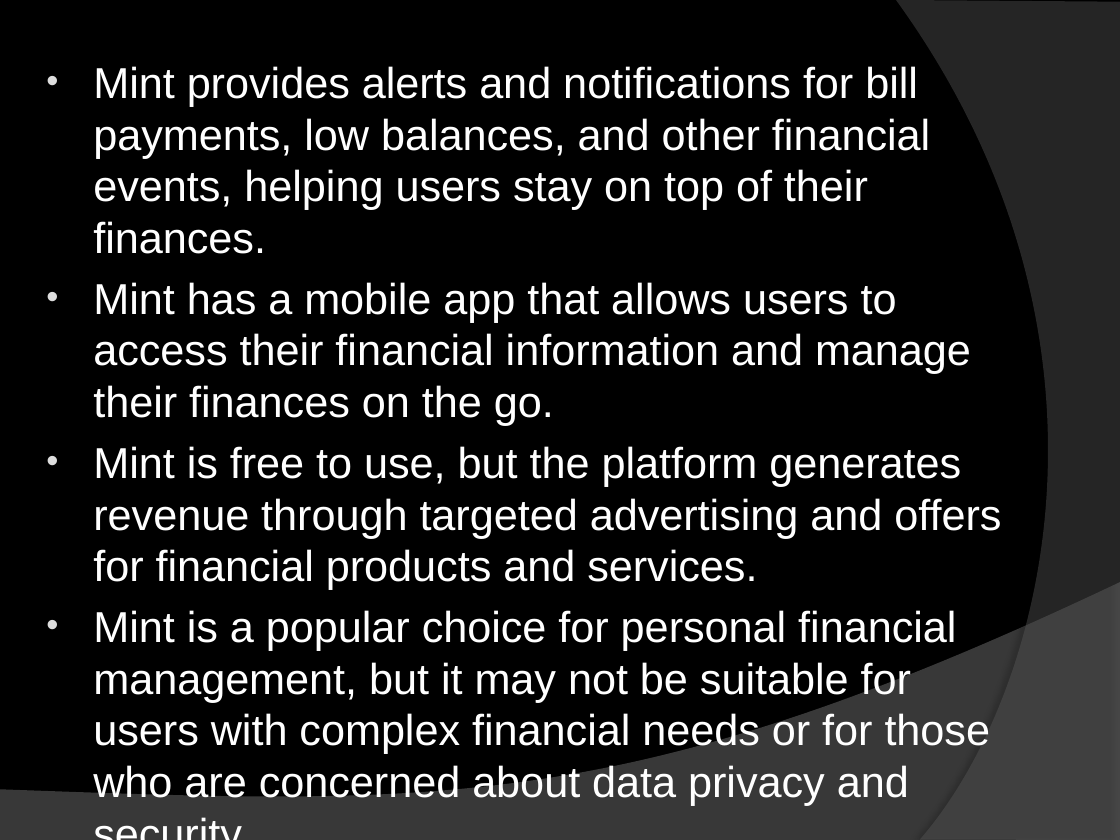
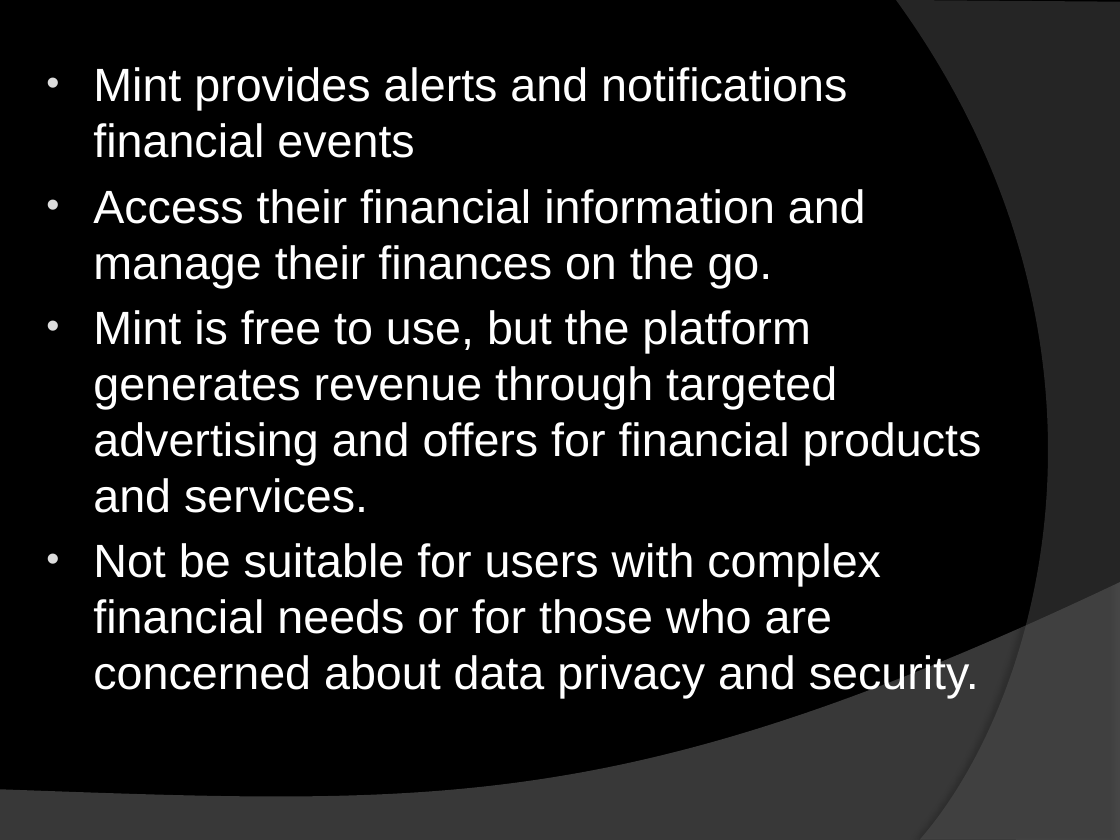
Before and after one commit to AkashChaudhare/abc, a slide deck: slide 13 of Tableau, Power Bi and Mint.pptx. Drawn at 1120x840 pixels with LibreOffice and Linux fonts; fonts in the diff are those of the drawing. Boxes give left, top, right and bottom in pixels: in the first picture for what was removed or moved away, otherwise in the second. Text is boxed around its words. In the diff, an @@ line names an element or a change of style, - is before the commit and + after.

```diff
--- a/Tableau, Power Bi and Mint.pptx
+++ b/Tableau, Power Bi and Mint.pptx
@@ text at (x1=93, y1=67, x2=866, y2=288): text changed; size 27.8 to 30 pt @@
-• Mint provides alerts and notifications for bill payments, low balances, and other financial events, helping users stay on top of their finances.
-• Mint has a mobile app that allows users to access their financial information and manage their finances on the go.
+• Mint provides alerts and notifications financial events
+• Access their financial information and manage their finances on the go.
@@ text at (x1=93, y1=310, x2=982, y2=513): size 27.8 to 30 pt in "Mint is free to use, but the ..." @@
@@ text at (x1=93, y1=543, x2=979, y2=699): text changed; size 27.8 to 30 pt @@
-• Mint is a popular choice for personal financial management, but it may not be suitable for users with complex financial needs or for those who are concerned about data privacy and security.
+• Not be suitable for users with complex financial needs or for those who are concerned about data privacy and security.
```
Also in this commit, not shown: 5 other slides changed.
